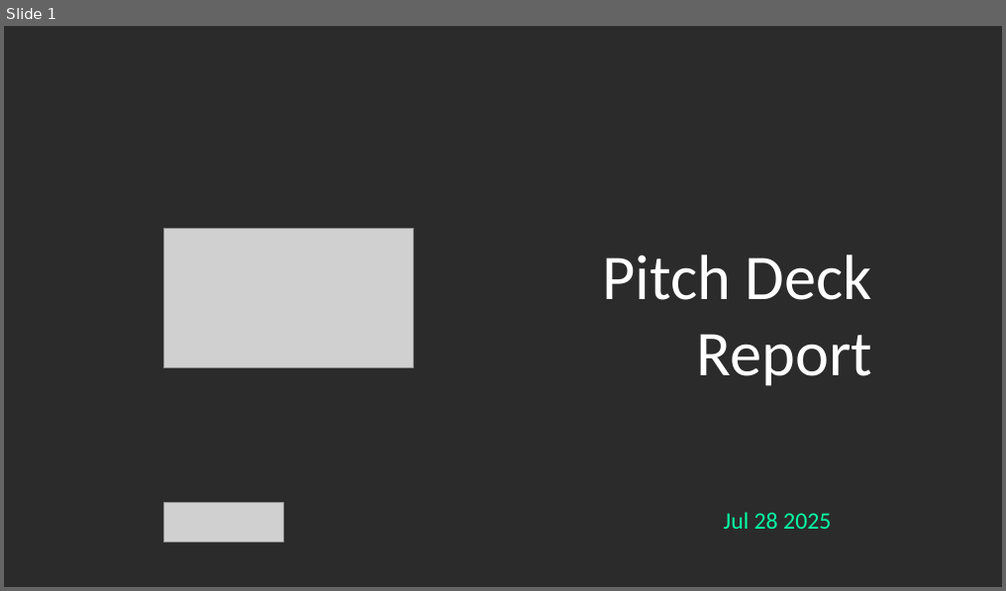
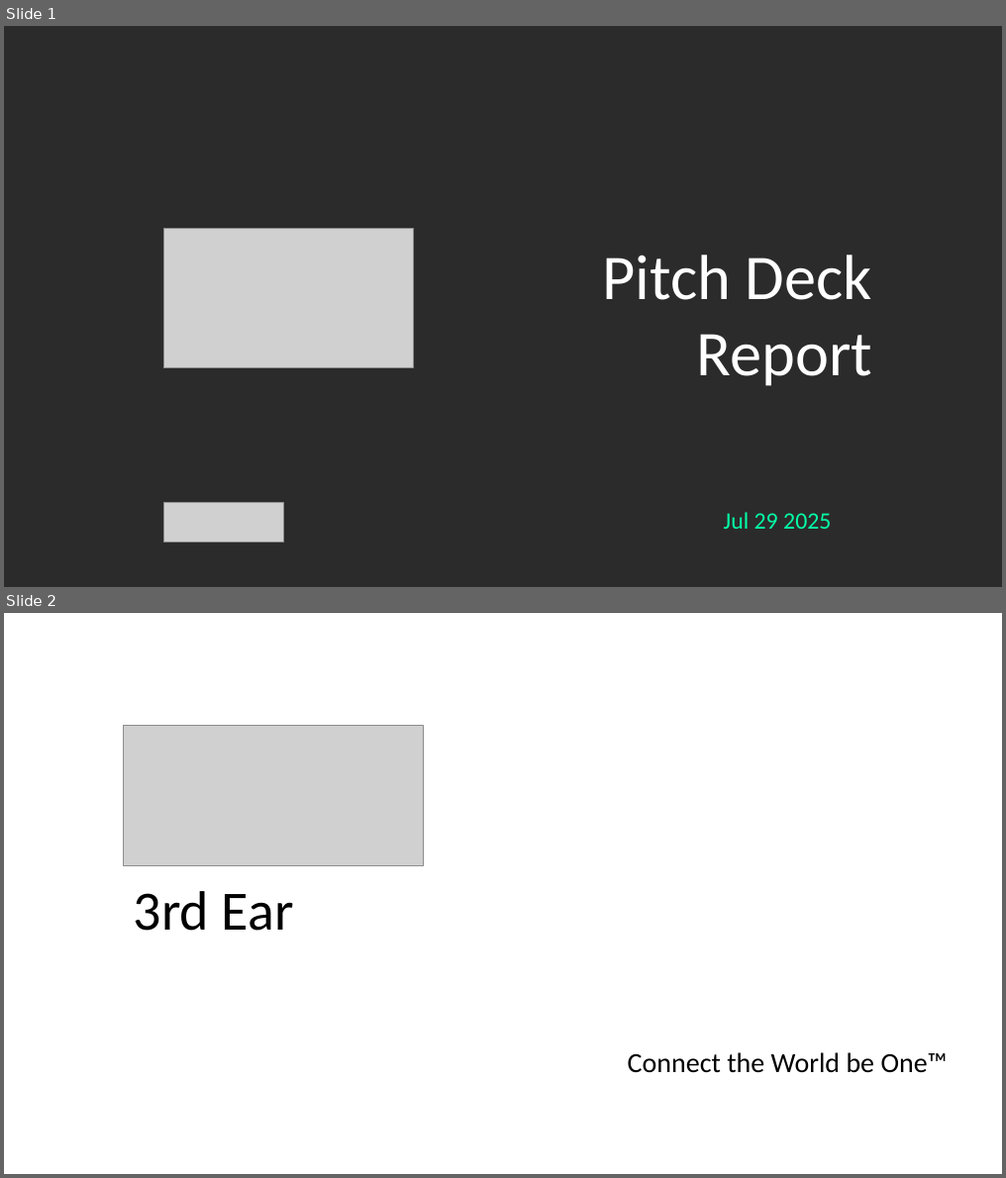
Before and after one commit to Gabrielo-Ram/SOSV-Studio-Slide-Generator, a slide deck: demo.pptx. Shown one above the other, each under a label of ours: slide 1 before the commit, slides 1 and 2 after it. The pictures are 1006x591 and 1006x1178 pixels, drawn with LibreOffice and Linux fonts; fonts in the diff are those of the drawing; grey boxes stand for pictures; background and template pictures are left out; a plain dark background stands for a picture behind light text. Boxes give left, top, right and bottom in pixels: in the first picture for what was removed or moved away, otherwise in the second. Text is boxed around its words. In the diff, an @@ line names an element or a change of style, - is before the commit and + after.

```diff
--- a/demo.pptx
+++ b/demo.pptx
@@ slide 2 added at bbox=[4, 613, 1002, 1174], background picture (left out) @@
@@ picture added at bbox=[124, 725, 423, 865] @@
@@ text added at bbox=[134, 891, 294, 931], 40 pt, text #000000 @@
+3rd Ear
@@ text added at bbox=[628, 1053, 947, 1073], 20 pt, text #000000 @@
+Connect the World be One™
@@ slide 1 changed as well @@
@@ text at bbox=[724, 512, 831, 529]: text changed @@
-Jul 28 2025
+Jul 29 2025
```
Also in this commit, not shown: 8 other slides added, 2 slides removed, 6 other files.
